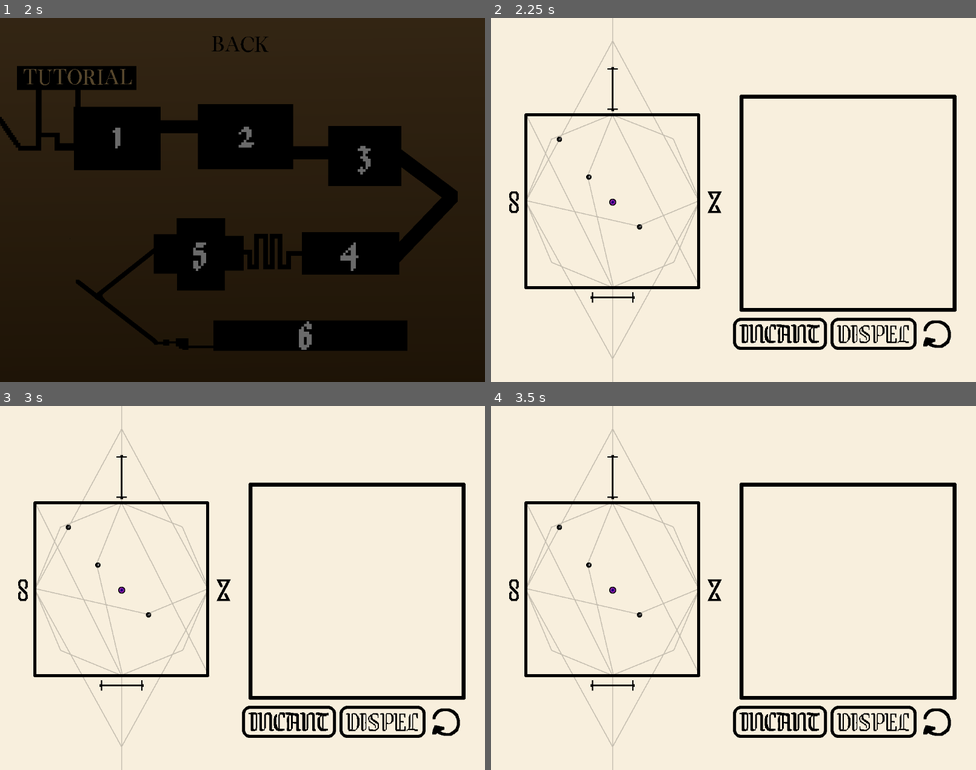
Above: before the commit, frames 1-4 (two rows, left to right).
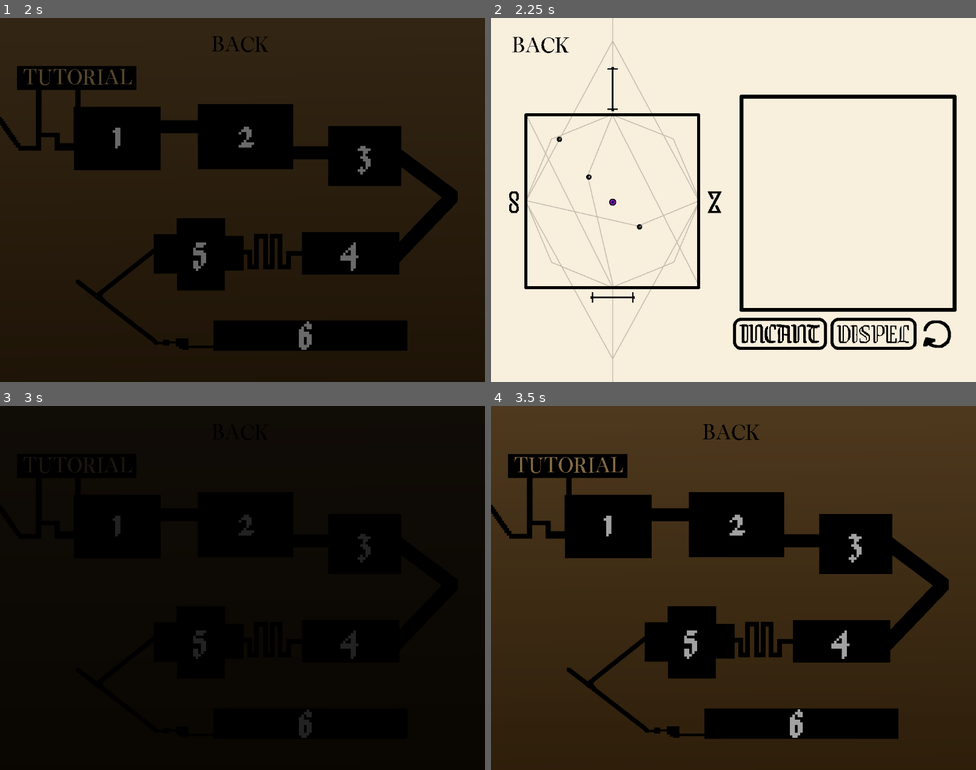
Above: after the commit, the same moments.

Repository: lohchness/Cursebreaker
Game: Godot game, scene res://scenes/main_menu.tscn
Two runs of this game, one before a commit and one after it. Both use one fixed random seed, a clock stepped at 60 frames per second and the inputs below.
Inputs (mouse positions are in pixels of both pictures, inside the frame that each line leads up to):
- Up to frame 1 (2 s): click (237, 320) at 0.5 s; click (237, 167) at 1.25 s
- Up to frame 2 (2.25 s): click "1" at 2 s
- Up to frame 3 (3 s): click (48, 435) at 2.77 s
- Up to frame 4 (3.5 s): no input

Frame 1 is identical in both runs. In frame 2, 0.2% of the frame differs, in the area x 4-17%, y 5-10%; in frame 3, 96%; in frame 4, 98%, in the area x 0-100%, y 0-100%.

Commit message:
Add back button to level

Diff:
--- a/scenes/level.tscn
+++ b/scenes/level.tscn
@@ -7,6 +7,7 @@
 [ext_resource type="PackedScene" uid="uid://bn10yt3y0tjpx" path="res://scenes/dispel_button.tscn" id="5_ppgk2"]
 [ext_resource type="PackedScene" uid="uid://ovin5x3u6n8b" path="res://scenes/next_button.tscn" id="7_b121j"]
 [ext_resource type="PackedScene" uid="uid://bl205u8p4n7wa" path="res://scenes/reset_button.tscn" id="7_klq6b"]
+[ext_resource type="Texture2D" uid="uid://b7l4paip83ujb" path="res://assets/sprites/Back.png" id="8_b121j"]
 
 [node name="Level" type="Node2D"]
 script = ExtResource("1_w8frs")
@@ -50,9 +51,17 @@
 offset_right = 904.0
 offset_bottom = 751.0
 
+[node name="TextureButton" type="TextureButton" parent="."]
+offset_left = 49.0
+offset_top = 44.0
+offset_right = 180.0
+offset_bottom = 84.0
+texture_normal = ExtResource("8_b121j")
+
 [connection signal="new_drawn_stroke" from="Whiteboard" to="." method="_on_whiteboard_new_drawn_stroke"]
 [connection signal="submit_drawn_stroke" from="Whiteboard" to="." method="_on_whiteboard_submit_drawn_stroke"]
 [connection signal="pressed" from="IncantButton" to="." method="_on_incant_button_pressed"]
 [connection signal="pressed" from="dispel_button" to="." method="_on_dispel_button_pressed"]
 [connection signal="pressed" from="reset_button" to="." method="_on_reset_button_pressed"]
 [connection signal="pressed" from="NextButton" to="." method="_on_next_button_pressed"]
+[connection signal="pressed" from="TextureButton" to="." method="_on_texture_button_pressed"]
--- a/scripts/level.gd
+++ b/scripts/level.gd
@@ -90,3 +90,6 @@
 
 func _on_next_button_pressed() -> void:
 	get_tree().change_scene_to_packed(next)
+
+func _on_texture_button_pressed() -> void:
+	get_tree().change_scene_to_file("res://scenes/level_select.tscn")
Binary file changed: canvas_mockup.aseprite
Not shown: 1 places in scenes/level.tscn that only renumber resources
